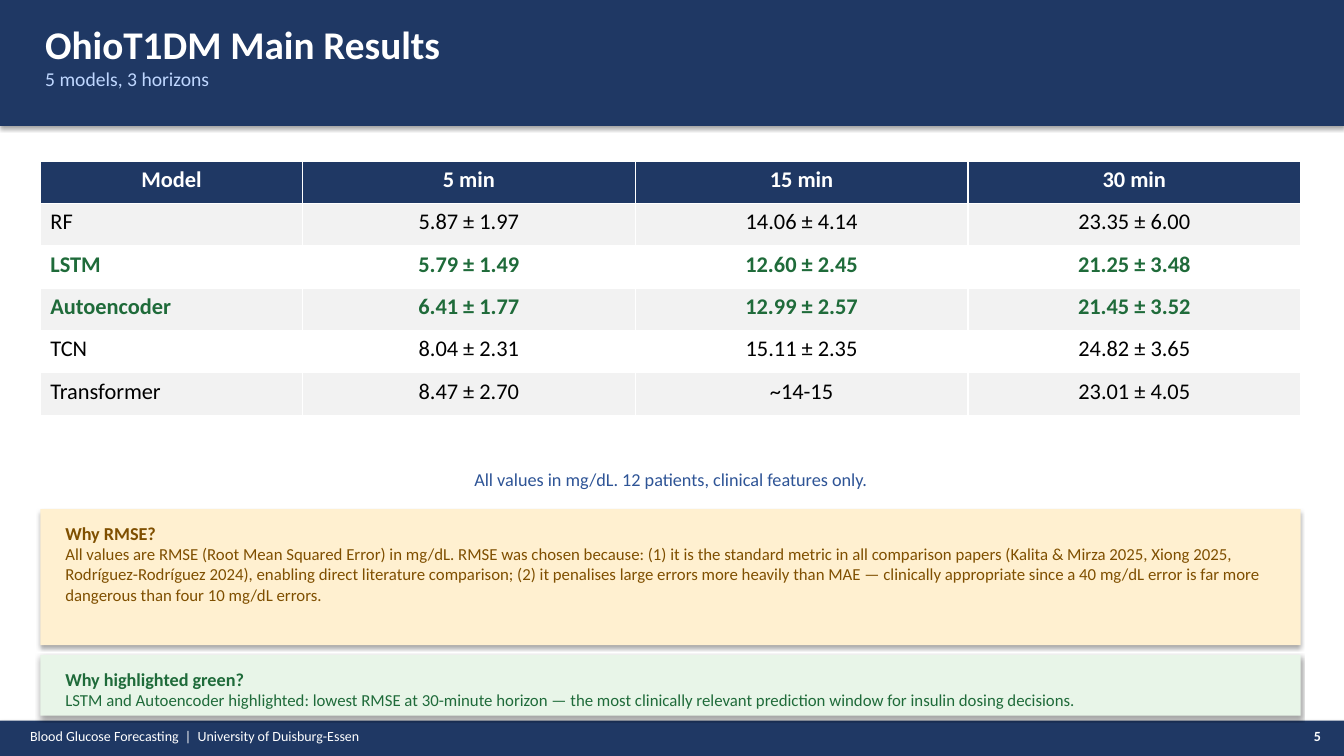
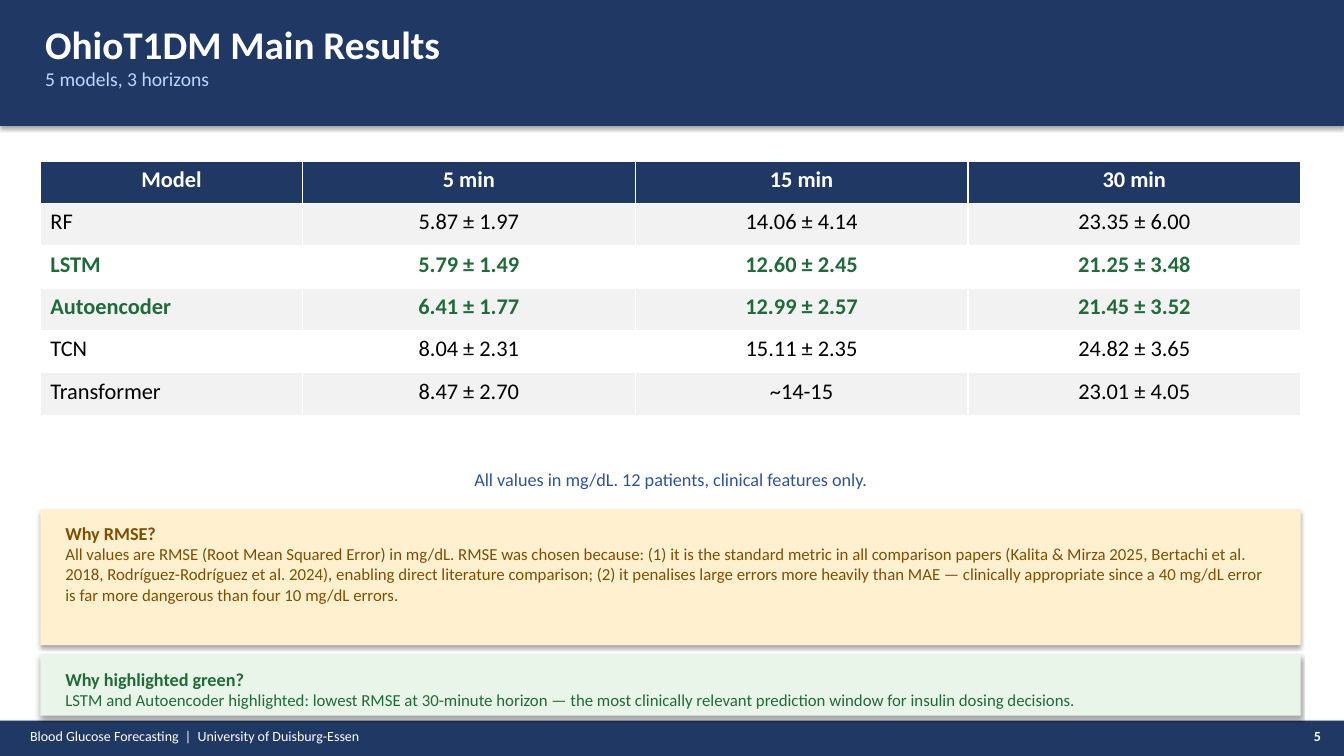
Before and after one commit to Abeeryanek/prediction-of-glucose-levels-in-type1-Diabetes, a slide deck: slide 5 of PRESENTATION_FINAL.pptx. Drawn at 1344x756 pixels with LibreOffice and Linux fonts; fonts in the diff are those of the drawing. Boxes give left, top, right and bottom in pixels: in the first picture for what was removed or moved away, otherwise in the second. Text is boxed around its words. In the diff, an @@ line names an element or a change of style, - is before the commit and + after.

Commit message:
docs: update presentation — full LOPO, feature-combo slide, softened claims, unified Clarke plot
- Slide 7: replaced stale pre-migration Clarke image with a fresh
  library-generated plot (clarke-error-grid v0.1.4, RF 30-min, Zone A
  86.43% — matches results). Old image predated the library migration
  and showed incorrect overlapping zone labels.
- Slide 9 (new): best feature combination per model across 3 datasets
- Slide 10: full LOPO — 5 models, pooled vs per-patient-scaled, TCN finding
- Slide 8/14: softened 'wearables consistently hurt' to 'do not improve'
  (Glucdict glucose_activity is a tie, not a loss)
- Slide 11: added Personalised/Transfer definitions
- Slide 5/12: corrected literature attributions (Bertachi not Xiong for 19.33)
- Added Clarke at 15/30/45-min horizons
- rf_30min_predictions.npz saved so replotting never requires retraining

```diff
--- a/PRESENTATION_FINAL.pptx
+++ b/PRESENTATION_FINAL.pptx
@@ text at <box>65,548,1262,604</box>: text changed @@
-All values are RMSE (Root Mean Squared Error) in mg/dL. RMSE was chosen because: (1) it is the standard metric in all comparison papers (Kalita & Mirza 2025, Xiong 2025, Rodríguez-Rodríguez 2024), enabling direct literature comparison; (2) it penalises large errors more heavily than MAE — clinically appropriate since a 40 mg/dL error is far more dangerous than four 10 mg/dL errors.
+All values are RMSE (Root Mean Squared Error) in mg/dL. RMSE was chosen because: (1) it is the standard metric in all comparison papers (Kalita & Mirza 2025, Bertachi et al. 2018, Rodríguez-Rodríguez et al. 2024), enabling direct literature comparison; (2) it penalises large errors more heavily than MAE — clinically appropriate since a 40 mg/dL error is far more dangerous than four 10 mg/dL errors.
```
Also in this commit, not shown: 10 other slides changed, 2 slides added, 1 slide removed, 4 other files.
